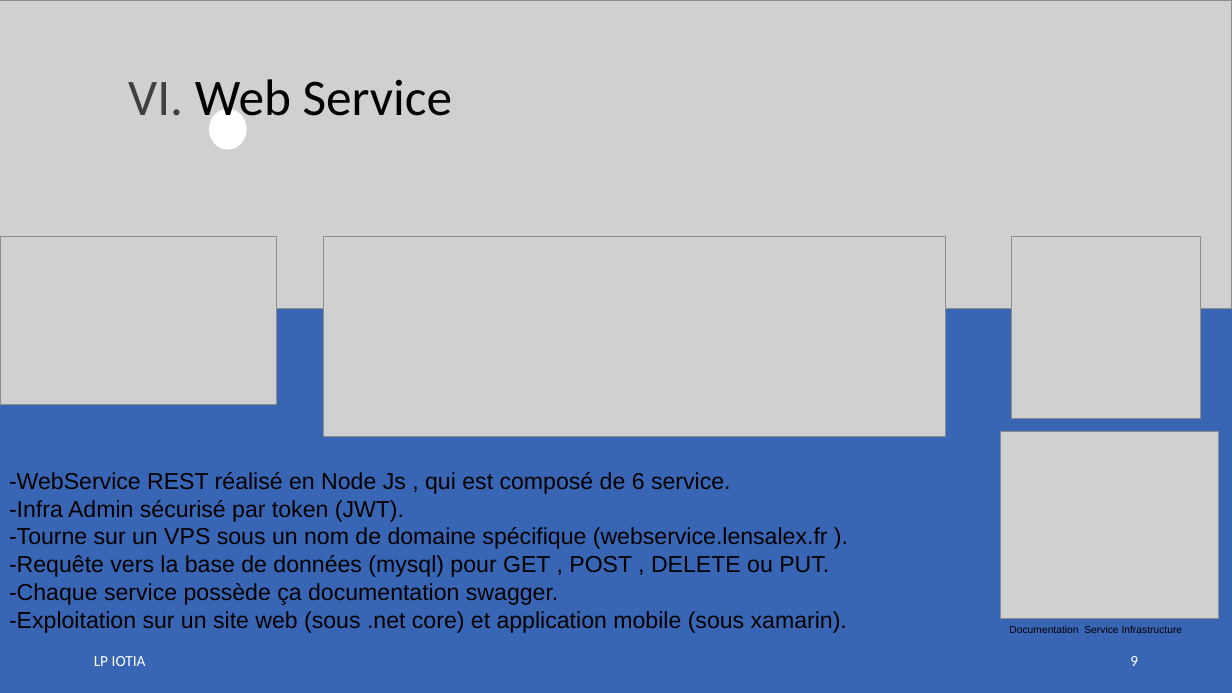
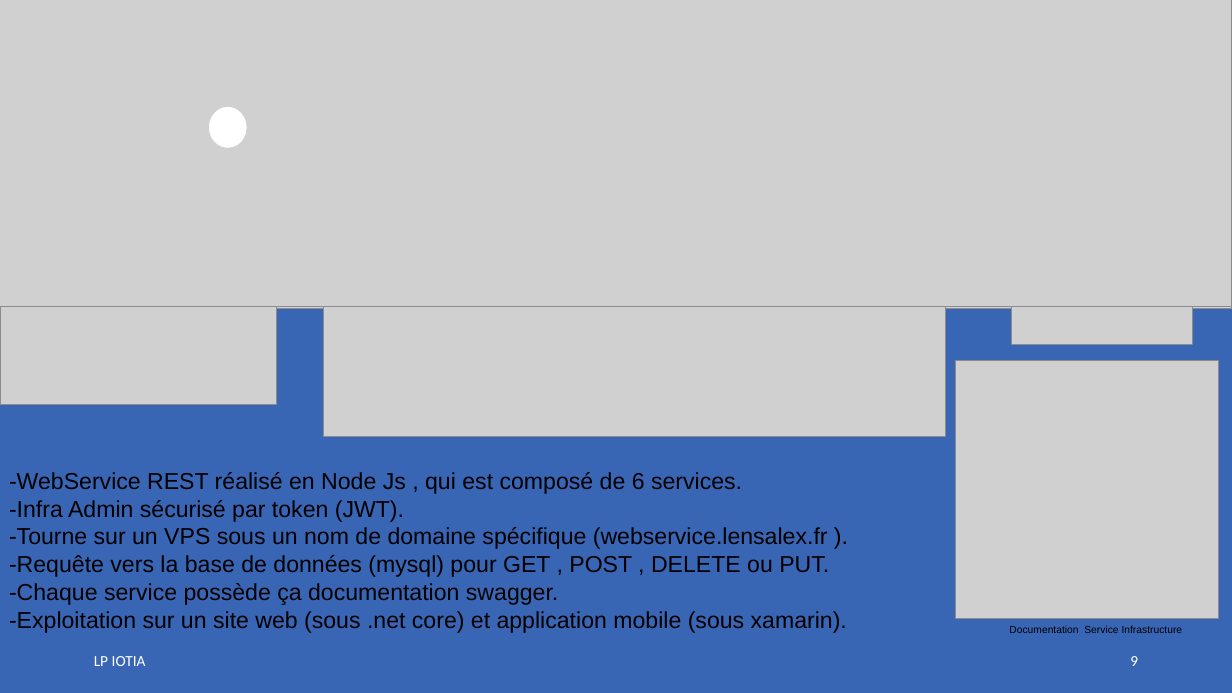
Before and after one commit to LENSAlex/ProjetIotia, a slide deck: slide 9 of Diapo_commun/PresentationCommune.pptx. Drawn at 1232x693 pixels with LibreOffice and Linux fonts; fonts in the diff are those of the drawing; grey boxes stand for pictures. Boxes give left, top, right and bottom in pixels: in the first picture for what was removed or moved away, otherwise in the second. Text is boxed around its words. In the diff, an @@ line names an element or a change of style, - is before the commit and + after.

Commit message:
modifs alex

```diff
--- a/Diapo_commun/PresentationCommune.pptx
+++ b/Diapo_commun/PresentationCommune.pptx
@@ picture added at (0,0,1232,306) @@
@@ text removed at (128,79,452,128) @@
-VI. Web Service
@@ picture: place and size @@
-picture at (1012,237,1201,419)
+picture at (1012,237,1193,345)
@@ picture: place and size @@
-picture at (1001,431,1219,618)
+picture at (956,360,1219,618)
@@ text at (9,472,742,494): text changed @@
--WebService REST réalisé en Node Js , qui est composé de 6 service.
+-WebService REST réalisé en Node Js , qui est composé de 6 services.
```
